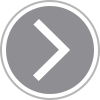
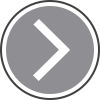
The second 100px x 100px image is a revision of the first. Changes to its layers:
painted on "Border" over left=0, top=0, right=100, bottom=100
